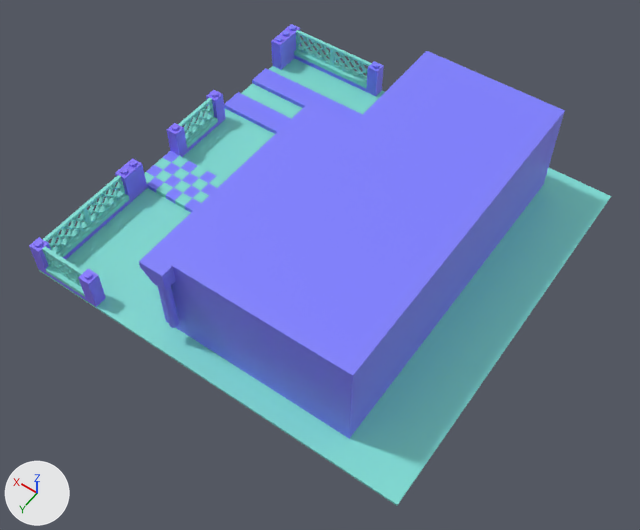
Renders of the FBX model Assets/Prop/House_4956/House_4956.fbx from each side of a commit.
Rendered twice from a 50 mm lens placed at (-5.02, 7.41, 10.59), pointed at (-0.28, 0.77, 0.16). The axes (+X, +Y, +Z) are drawn at lower left. The lights are the same throughout. Vertices at the same position are counted once.

The scene before the commit, as lines of its bpy script (objects in view):
```python
mat_base = principled_material('base')
mat_base.texture = img_blockbake_normal_tga
me_cube_003 = bpy.data.meshes.new('Cube.003')
me_cube_003.from_pydata(...)  # 1434 vertices, 2158 faces; spans x -3.2..3.2, y -3.2..3.2, z -0.04..1.6
me_cube_003.materials.append(mat_base)  # picture img_blockbake_normal_tga
ob_house_4956_lod0 = bpy.data.objects.new('House_4956_LOD0', me_cube_003)
ob_house_4956_lod0.location = (0.0, 0.0, 0.0)
```
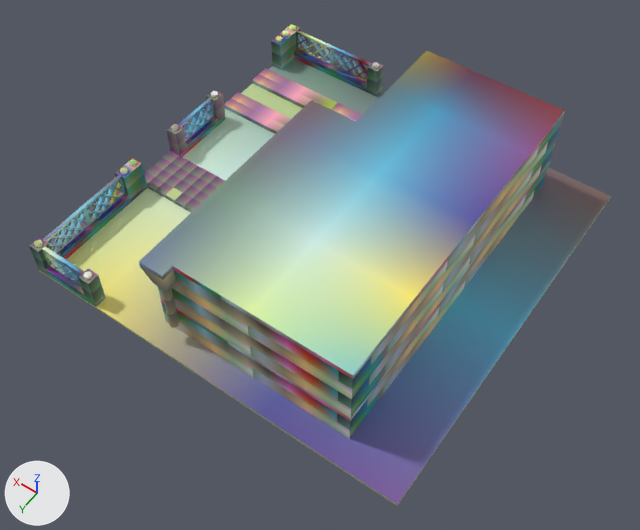
Location of each change, (x1, y1, x2, y2) in pixels of the pictures (640 x 530 px; the box of a moved part takes in the faces that stretch with it):
'House_4956_LOD0', surface changed: (29, 24, 611, 506) in both
part 1 of me_cube_003, moved or reshaped: (162, 296, 351, 422) in both
part 2 of me_cube_003, surface changed: (29, 24, 611, 506) in both

The change, as a diff of the scene's bpy script:
```diff
--- a/Assets/Prop/House_4956/House_4956.fbx.py
+++ b/Assets/Prop/House_4956/House_4956.fbx.py
@@ img_colorpallet_png @@
+img_colorpallet_png = load_image('ColorPallet.png', '../../Common/Textures/Blocks/ColorPallet.png', 10, 10, 'sRGB')
@@ mat_base @@
 mat_base = principled_material('base')
-mat_base.texture = img_blockbake_normal_tga
+mat_base.texture = img_colorpallet_png
@@ me_cube_003 @@
 # used by ob_house_4956_lod0; location = (0.0, 0.0, 0.0)
-me_cube_003.from_pydata(...)  # 1434 vertices, 2158 faces; spans x -3.2..3.2, y -3.2..3.2, z -0.04..1.6
+me_cube_003.from_pydata(...)  # 1432 vertices, 2156 faces; spans x -3.2..3.2, y -3.2..3.2, z -0.04..1.6
+# me_cube_003 part 1
+# 4 vertices are removed from x -1.8..-1.4, y 2.8, z 0.48..1.6
+# 18 faces are deleted
+# 2 vertices are added at (-0.2, 2.8, 0.56), (-0.2, 2.8, 0.48)
+# 16 new faces join them
+# me_cube_003 part 2: 2137 kept faces spanning x -3.2..3.2, y -3.2..3.2, z -0.04..1.6 get new texture (UV) coordinates
 me_cube_003.materials.append(mat_base)
```
